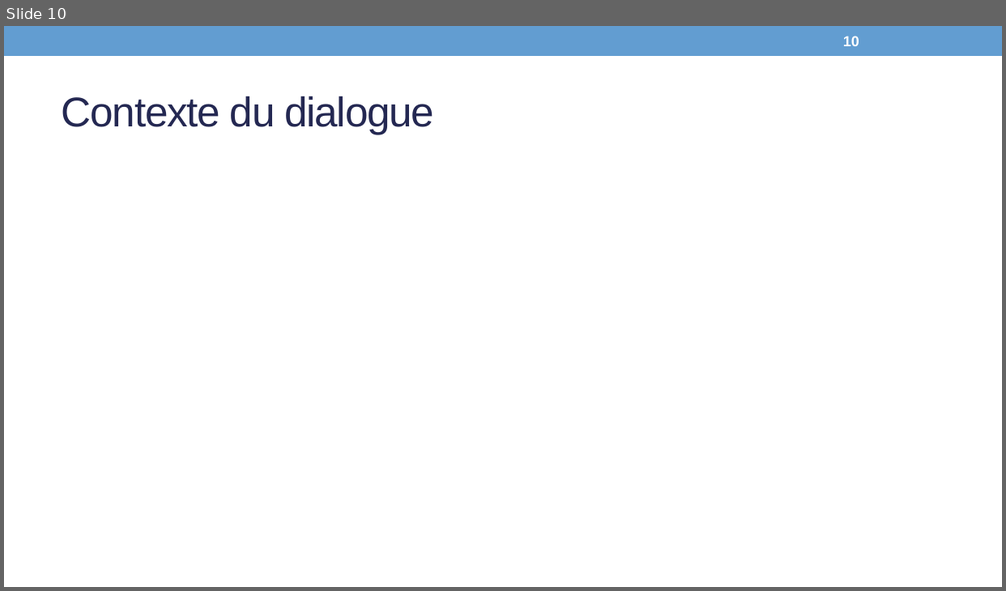
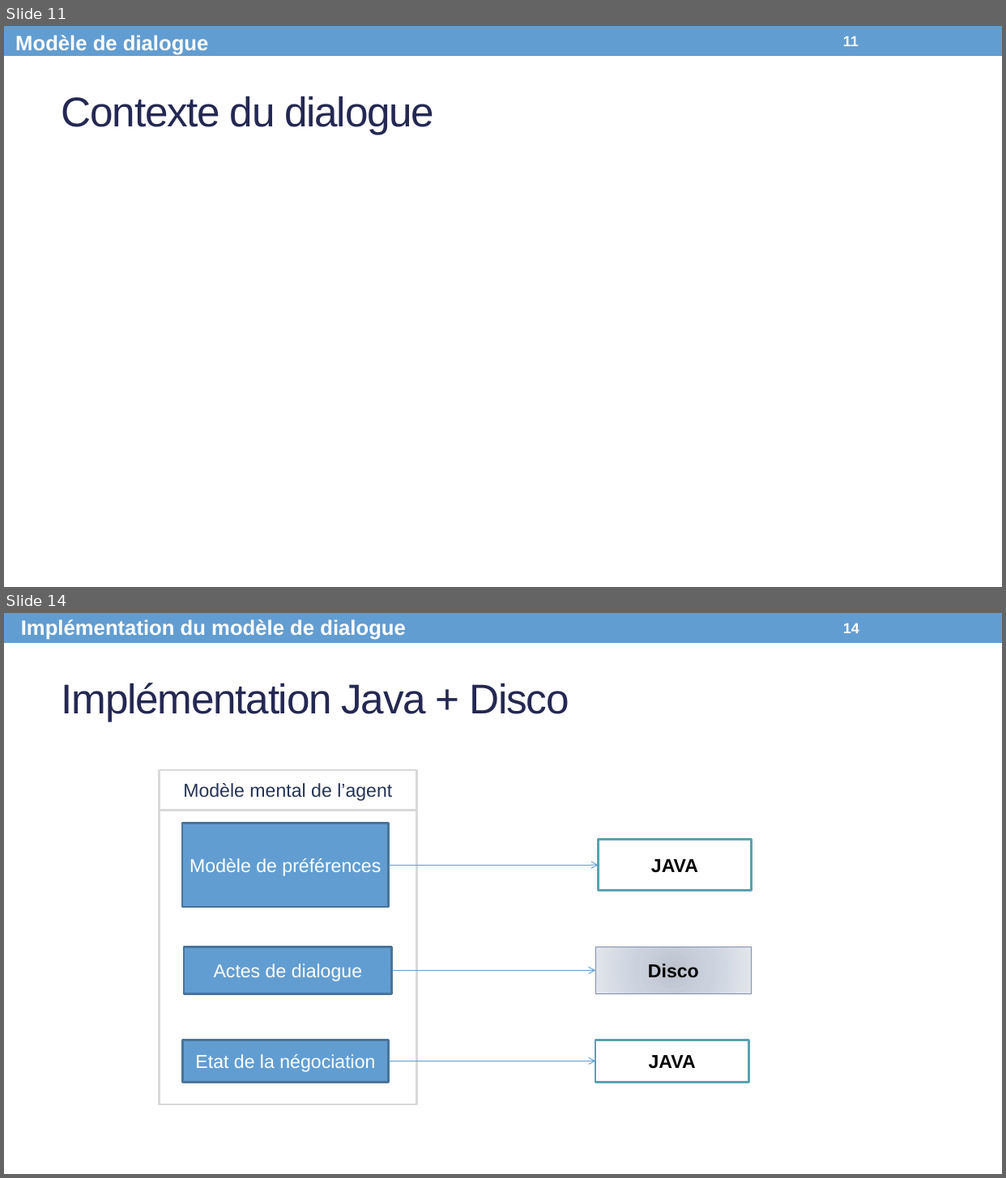
Before and after one commit to Olydia/Discolog, a slide deck: papers/Presentations/WACAI.pptx. Shown one above the other, each under a label of ours: slide 10 before the commit, slides 11 and 14 after it; the slides between them are not shown. The pictures are 1006x591 and 1006x1178 pixels, drawn with LibreOffice and Linux fonts; fonts in the diff are those of the drawing; grey boxes stand for pictures. Boxes give left, top, right and bottom in pixels: in the first picture for what was removed or moved away, otherwise in the second. Text is boxed around its words. In the diff, an @@ line names an element or a change of style, - is before the commit and + after.

```diff
--- a/papers/Presentations/WACAI.pptx
+++ b/papers/Presentations/WACAI.pptx
@@ slide 14 added at (4,613,1002,1174), background #FFFFFF; not listed: 1 template element that a slide beside it also shows @@
@@ text added at (21,619,406,640), 20 pt, text #FFFFFF, bold @@
+Implémentation du modèle de dialogue
@@ page number added at (843,623,859,633), 14 pt, text #FFFFFF, bold @@
+14
@@ title added at (62,683,569,722), 40 pt, text #242852 @@
+Implémentation Java + Disco
@@ rectangle added at (159,770,416,810), outline #D9D9D9 2.08 pt, 18 pt, text #253356 @@
+Modèle mental de l’agent
@@ rectangle added at (159,810,416,1105), outline #D9D9D9 2.08 pt @@
@@ rectangle added at (182,824,389,907), fill #629DD1, outline #49749B 2.08 pt, 18 pt, text #FFFFFF @@
+Modèle de préférences
@@ rectangle added at (599,840,752,891), fill #FFFFFF, outline #5AA2AE 2.08 pt, 18 pt, text #000000, bold @@
+JAVA
@@ arrow added from (389, 865) to (599, 865), #629DD1 0.75 pt @@
@@ rectangle added at (184,947,392,994), fill #629DD1, outline #49749B 2.08 pt, 18 pt, text #FFFFFF @@
+Actes de dialogue
@@ rectangle added at (595,947,751,994), fill gradient #BDC3CE to #CCD2DE to #E2E6ED, outline #7F8FA9 0.75 pt, 18 pt, text #000000, bold @@
+Disco
@@ arrow added from (392, 971) to (595, 971), #629DD1 0.75 pt @@
@@ rectangle added at (183,1041,389,1083), fill #629DD1, outline #49749B 2.08 pt, 18 pt, text #FFFFFF @@
+Etat de la négociation
@@ rectangle added at (595,1041,749,1083), fill #FFFFFF, outline #5AA2AE 2.08 pt, 18 pt, text #000000, bold @@
+JAVA
@@ arrow added from (389, 1062) to (595, 1062), #629DD1 0.75 pt @@
@@ what was slide 10 is now slide 11 @@
@@ slide 11 changed as well @@
@@ text added at (15,35,209,55), 20 pt, text #FFFFFF, bold @@
+Modèle de dialogue
@@ page number at (843,36,859,46): text changed @@
-10
+11
```
Also in this commit, not shown: 8 other slides changed, 6 other slides added, 3 slides removed, 1 other file.
